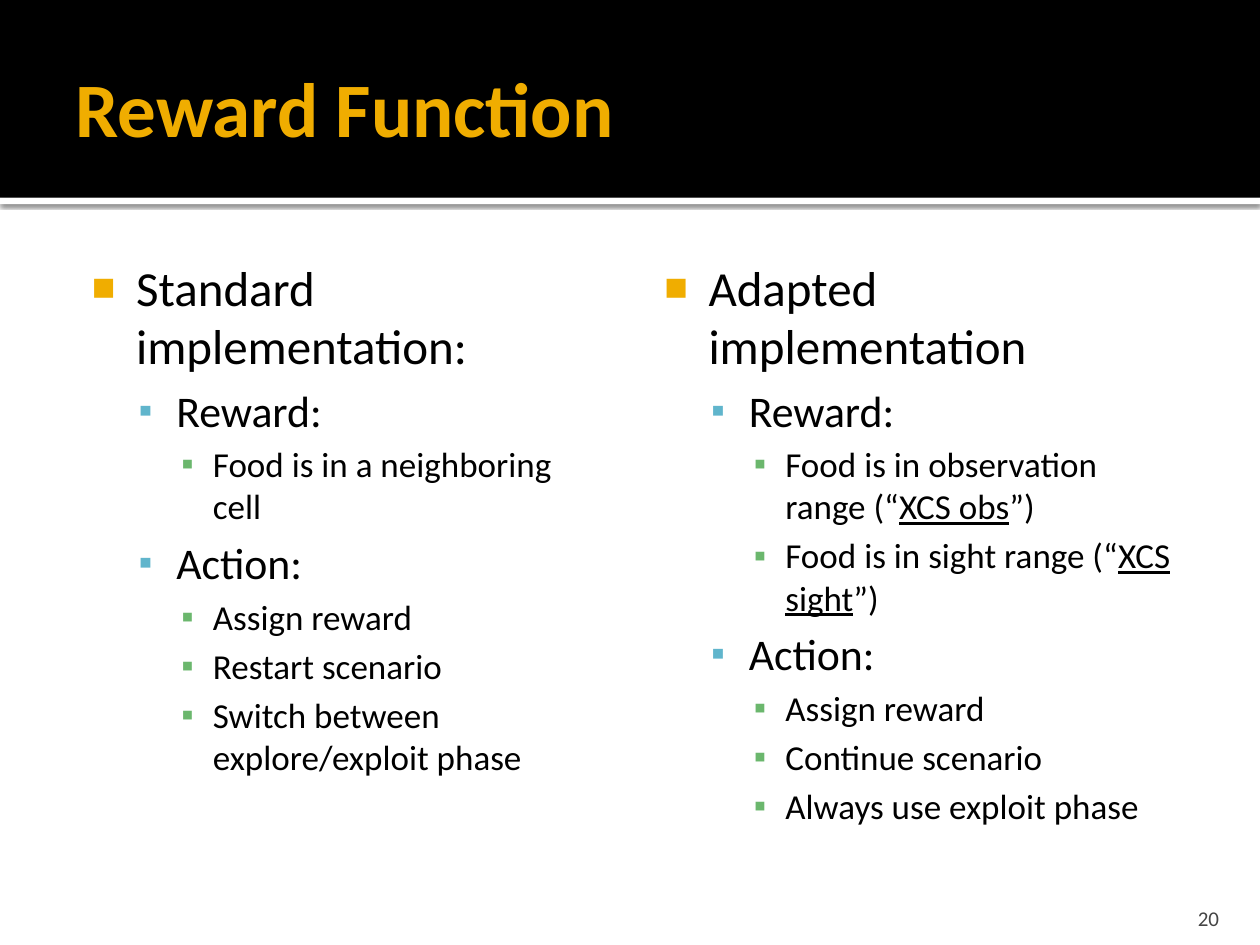
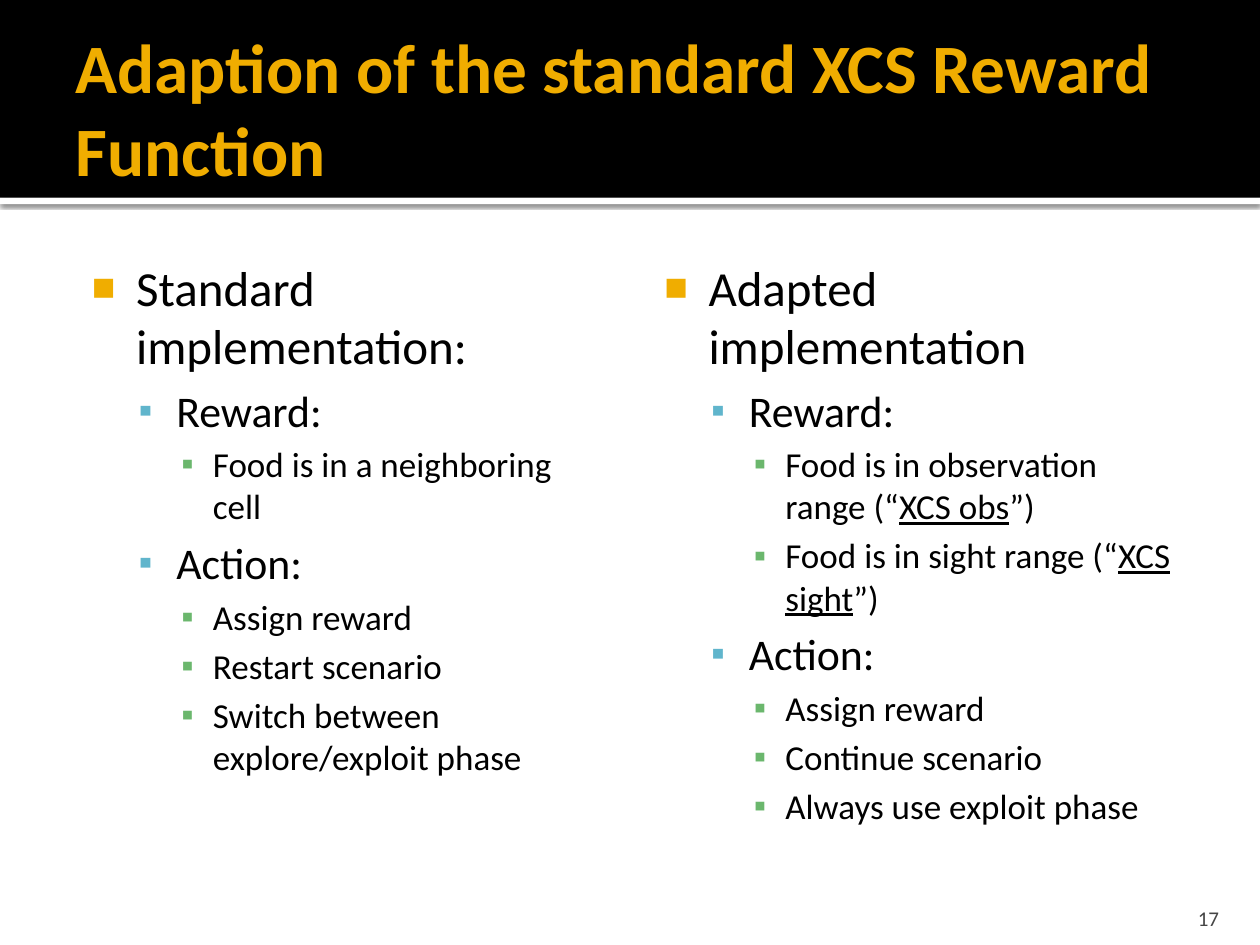
Before and after one commit to ClemensLode/GECCO-XCS-paper, a slide deck: slide 17 of Presentation/Adaption of XCS to Multi-Learner Predator.pptx (slide 20 before the commit). Drawn at 1260x945 pixels with LibreOffice and Linux fonts; fonts in the diff are those of the drawing. Boxes give left, top, right and bottom in pixels: in the first picture for what was removed or moved away, otherwise in the second. Text is boxed around its words. In the diff, an @@ line names an element or a change of style, - is before the commit and + after.

```diff
--- a/Presentation/Adaption of XCS to Multi-Learner Predator.pptx
+++ b/Presentation/Adaption of XCS to Multi-Learner Predator.pptx
@@ title at (76, 44, 1152, 177): text changed; size 44 to 39.6 pt @@
-Reward Function
+Adaption of the standard XCS Reward Function
@@ page number at (1198, 912, 1219, 926): text changed @@
-20
+17
```
Also in this commit, not shown: 18 other slides changed, 7 slides added, 34 slides removed, 1 other file.
